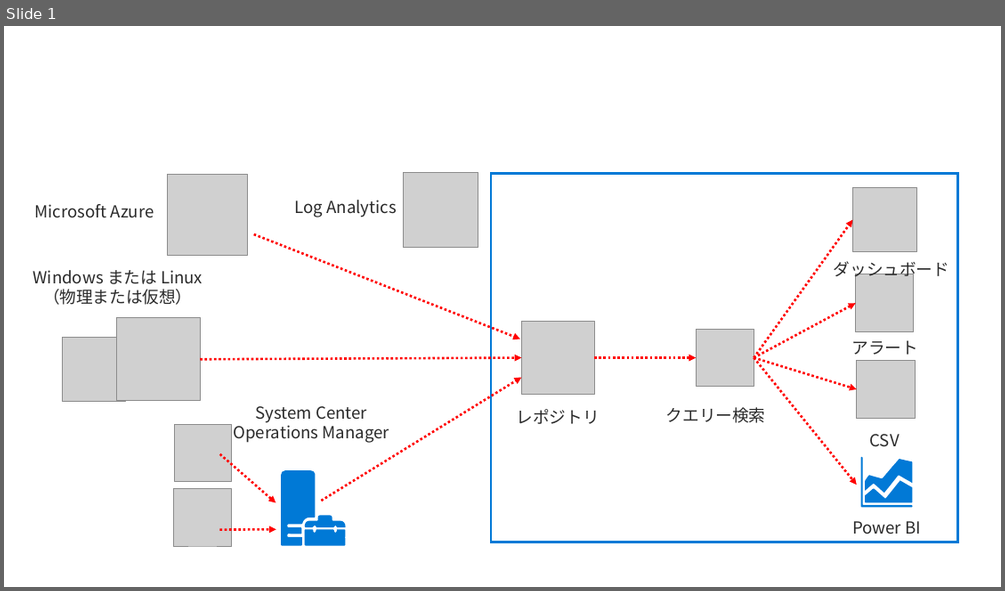
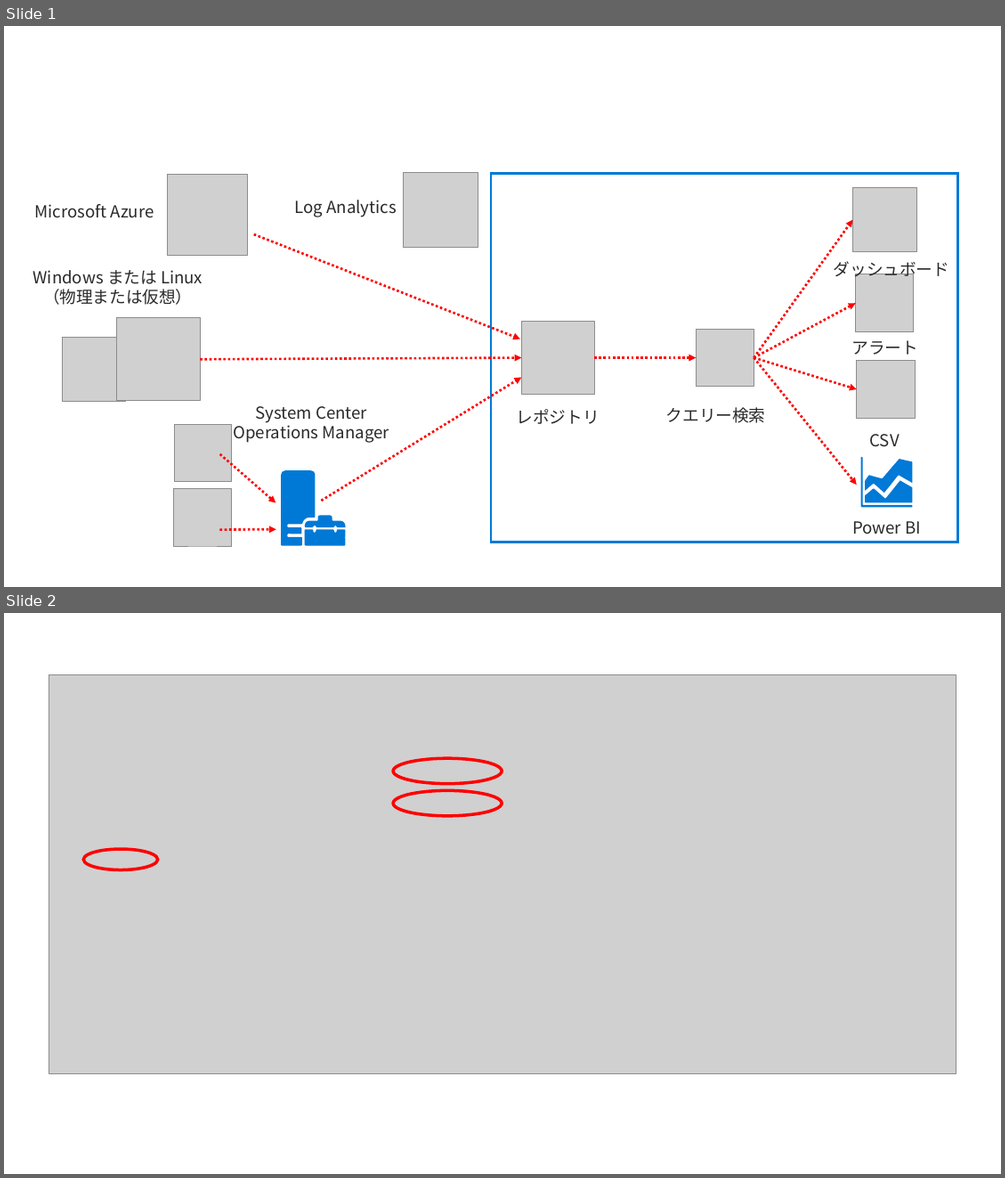
Before and after one commit to ayuina/ainaba-csa-blog, a slide deck: log-analysis-on-premise/images/figures.pptx. Shown one above the other, each under a label of ours: slide 1 before the commit, slides 1 and 2 after it. The pictures are 1005x591 and 1005x1178 pixels, drawn with LibreOffice and Linux fonts; fonts in the diff are those of the drawing; grey boxes stand for pictures. Boxes give left, top, right and bottom in pixels: in the first picture for what was removed or moved away, otherwise in the second. Text is boxed around its words. In the diff, an @@ line names an element or a change of style, - is before the commit and + after.

```diff
--- a/log-analysis-on-premise/images/figures.pptx
+++ b/log-analysis-on-premise/images/figures.pptx
@@ slide 2 added at <box>4,613,1001,1174</box>, background #FFFFFF @@
@@ picture added at <box>49,674,956,1074</box> @@
@@ ellipse added at <box>393,758,502,784</box>, outline #FF0000 3 pt @@
@@ ellipse added at <box>393,790,502,816</box>, outline #FF0000 3 pt @@
@@ ellipse added at <box>83,850,157,870</box>, outline #FF0000 3 pt @@
```
Also in this commit, not shown: 1 other slide added, 3 other files.
